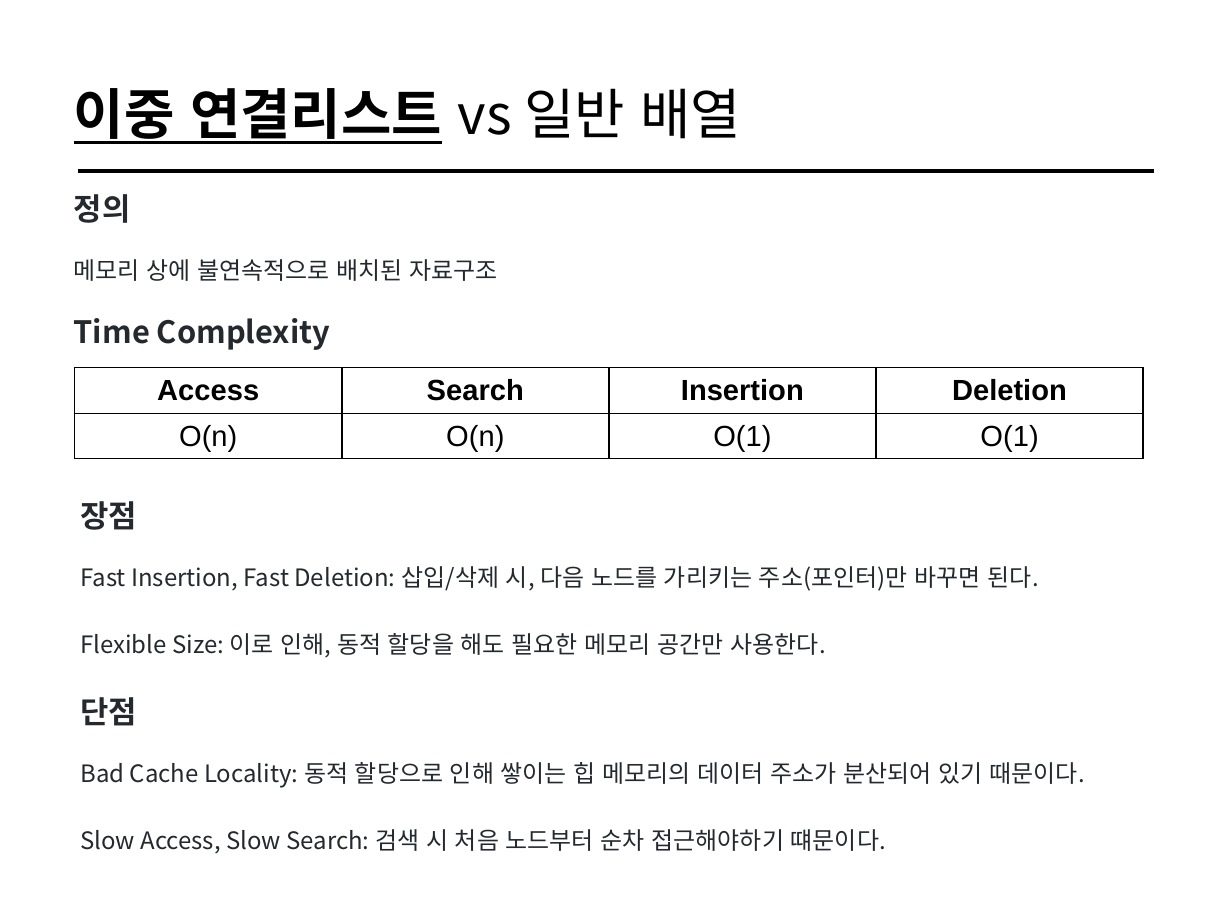
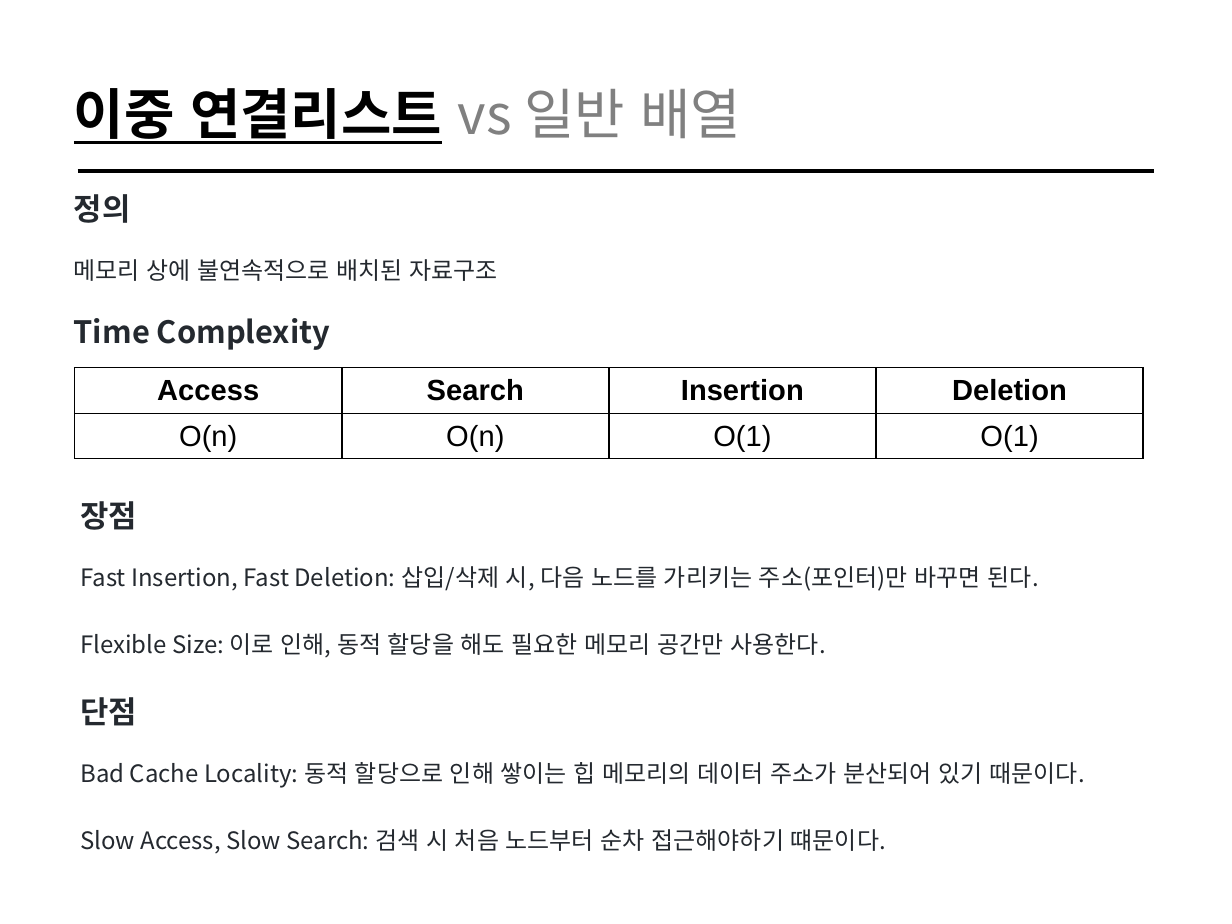
Before and after one commit to cs-study-org/cs-study, a slide deck: slide 19 of 05/yongki/DataStructure&FileSystem.pptx. Drawn at 1232x924 pixels with LibreOffice and Linux fonts; fonts in the diff are those of the drawing. Boxes give left, top, right and bottom in pixels: in the first picture for what was removed or moved away, otherwise in the second. Text is boxed around its words. In the diff, an @@ line names an element or a change of style, - is before the commit and + after.

```diff
--- a/05/yongki/DataStructure&FileSystem.pptx
+++ b/05/yongki/DataStructure&FileSystem.pptx
@@ title "이중 연결리스트 vs 일반 배열" at (74, 88, 741, 144): text colour #000000 to #808080 in "vs 일반 배열" @@
```
Also in this commit, not shown: 3 other slides changed, 1 other file.
